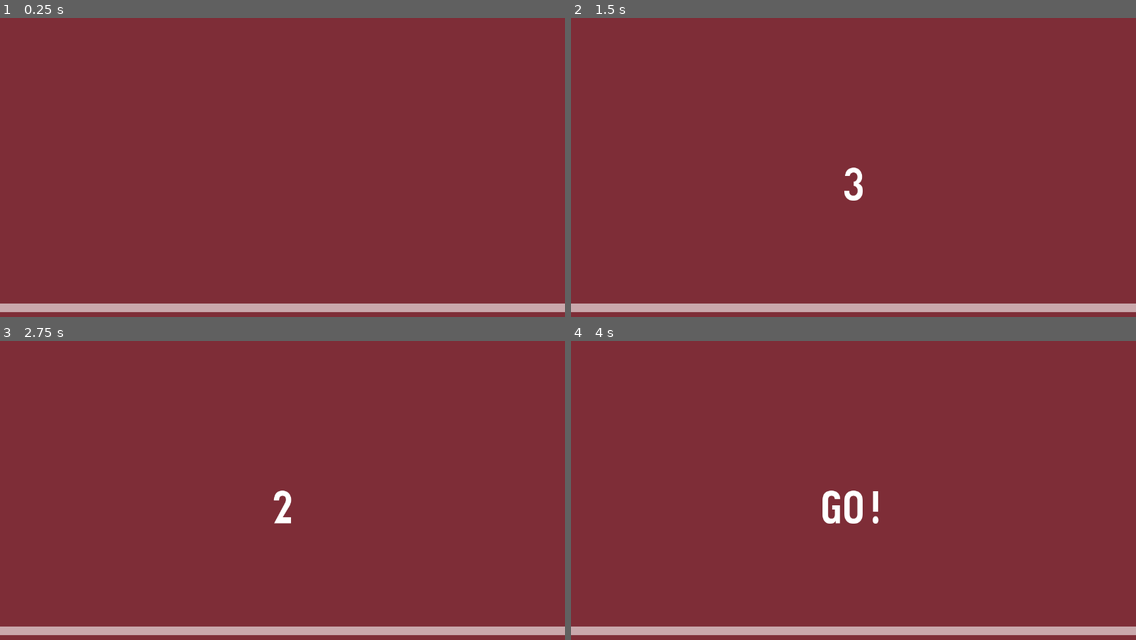
Above: before the commit, frames 1-4 (two rows, left to right).
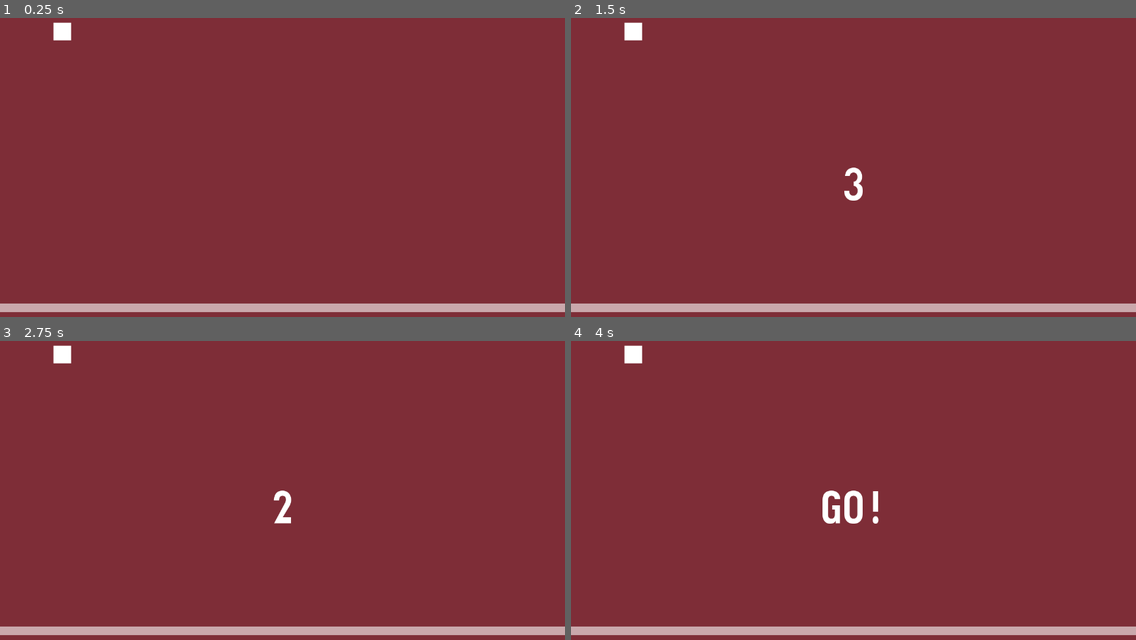
Above: after the commit, the same moments.

Repository: codemonsters/re-play
Game: Godot game, scene res://Main.tscn
The game is run twice, just before and just after one commit, with the same random seed, the same clock (stepped at 60 frames per second) and the same inputs.
Inputs:
- Up to frame 1 (0.25 s): no input
- Up to frame 2 (1.5 s): tap Enter at 0.5 s; tap Space at 1.25 s
- Up to frame 3 (2.75 s): no input
- Up to frame 4 (4 s): tap Enter at 2.75 s; tap Space at 3.5 s

The runs differ from the first frame. In frame 1, 0.2% of the frame differs, in the area x 9-13%, y 1-8%; in frame 2, 0.2%; in frame 3, 0.2%; in frame 4, 0.2%.

Commit message:
Fixed aspect

Diff:
--- a/src/minigames/rythm/Main.tscn
+++ b/src/minigames/rythm/Main.tscn
@@ -48,5 +48,11 @@
 "_edit_use_anchors_": false
 }
 
+[node name="ColorRect" type="ColorRect" parent="Background"]
+margin_left = 121.0
+margin_top = 113.0
+margin_right = 161.0
+margin_bottom = 153.0
+
 [node name="Timer" type="Timer" parent="."]
 [connection signal="timeout" from="Timer" to="." method="count_down"]
--- a/src/minigames/rythm/project.godot
+++ b/src/minigames/rythm/project.godot
@@ -23,6 +23,8 @@
 
 window/size/width=1280
 window/size/height=960
+window/stretch/mode="viewport"
+window/stretch/aspect="keep"
 
 [rendering]
 
